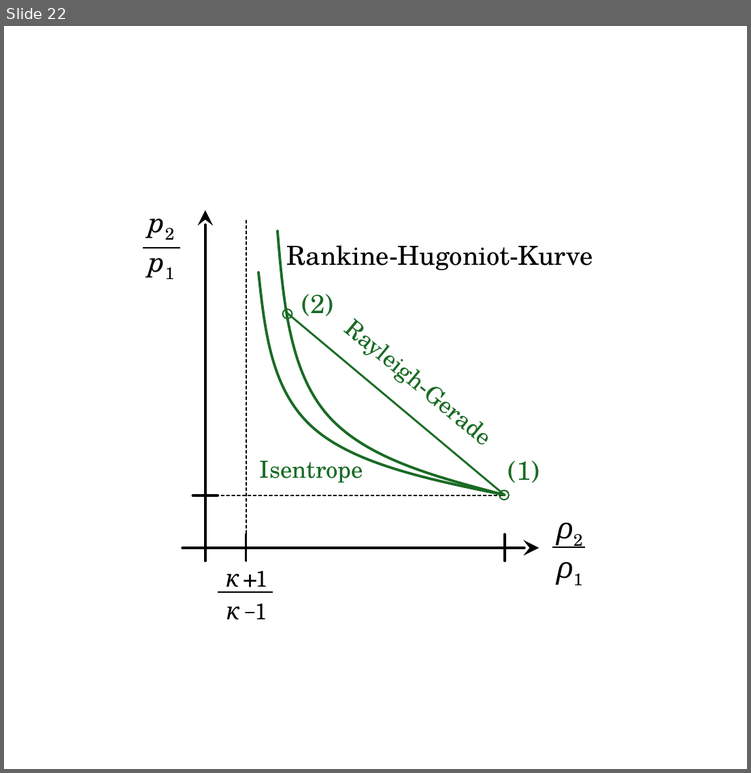
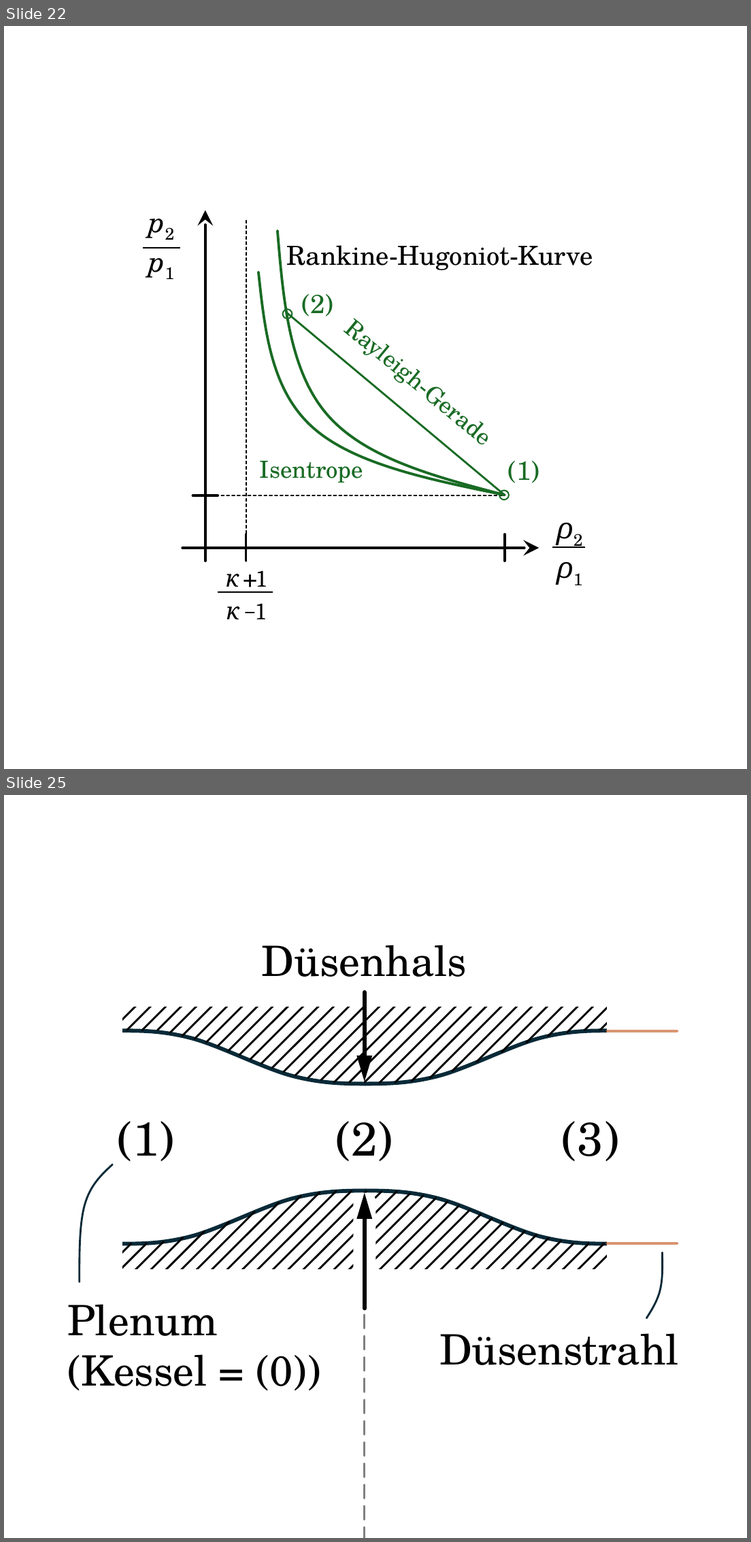
Before and after one commit to m4zeRobot/Project-FoSa, a slide deck: Strömungslehre 2/images/SL2-Images.pptx. Shown one above the other, each under a label of ours: slide 22 before the commit, slides 22 and 25 after it; the slides between them are not shown. The pictures are 751x773 and 751x1542 pixels, drawn with LibreOffice and Linux fonts; fonts in the diff are those of the drawing. Boxes give left, top, right and bottom in pixels: in the first picture for what was removed or moved away, otherwise in the second. Text is boxed around its words. In the diff, an @@ line names an element or a change of style, - is before the commit and + after.

```diff
--- a/Strömungslehre 2/images/SL2-Images.pptx
+++ b/Strömungslehre 2/images/SL2-Images.pptx
@@ slide 25 added at [4,795,747,1538], background #FFFFFF @@
@@ group added at [70,915,658,1357]: 82 lines, 4 freeform shapes, 1 rectangle @@
@@ text added at [262,945,467,977], 16 pt, text #000000 @@
+Düsenhals
@@ arrow added from (364, 993) to (364, 1081), #000000 1.5 pt @@
@@ line added from (605, 1030) to (677, 1030), #C04F15 1 pt @@
@@ text added at [117,1121,175,1161], 18 pt, text #000000 @@
+(1)
@@ text added at [335,1121,393,1161], 18 pt, text #000000 @@
+(2)
@@ text added at [562,1121,619,1161], 18 pt, text #000000 @@
+(3)
@@ freeform shape added at [79,1164,113,1281], outline #092A39 0.75 pt @@
@@ rounded rectangle added at [353,1193,375,1298], fill #FFFFFF @@
@@ arrow added from (364, 1308) to (364, 1193), #000000 1.5 pt @@
@@ line added from (605, 1244) to (677, 1244), #C04F15 1 pt @@
@@ freeform shape added at [647,1251,662,1317], outline #092A39 0.75 pt @@
@@ text added at [67,1304,321,1391], 16 pt, text #000000 @@
+Plenum
+(Kessel = (0))
@@ line added from (364, 1293) to (364, 1538), #808080 0.75 pt dashed @@
@@ text added at [439,1333,679,1365], 16 pt, text #000000 @@
+Düsenstrahl
```
Also in this commit, not shown: 1 slide changed, 11 other slides added, 1 slide removed, 13 other files.
